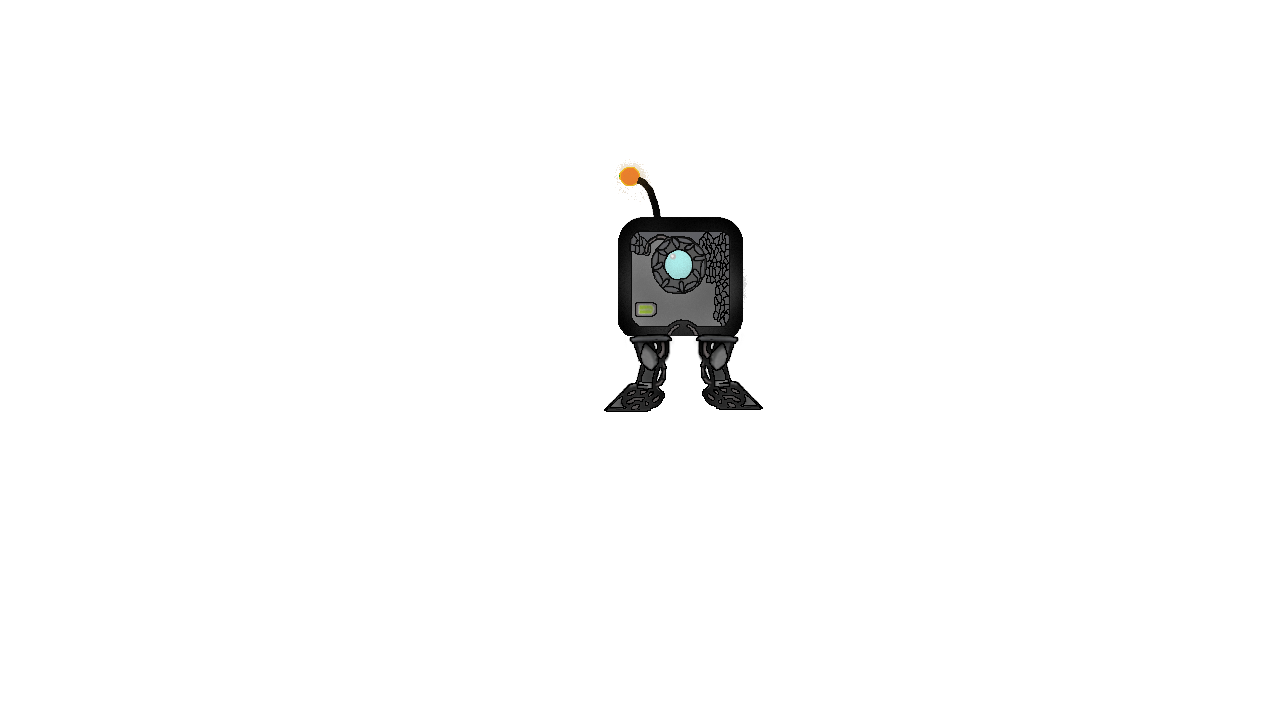
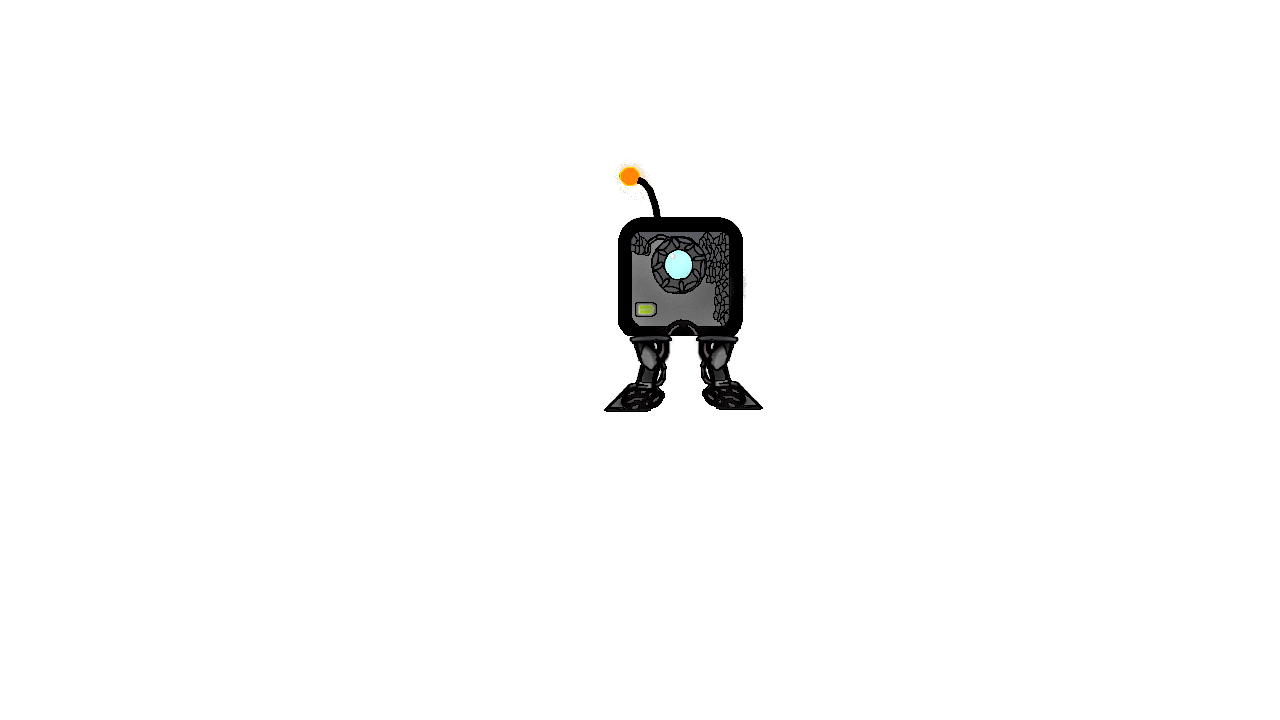
Layered file, before and after one edit (1280x720). Changes by layer:
removed layer "rightfootv2 part 1 #1" over [692, 334, 739, 372]
removed layer "leftfootv2 part 1" over [629, 334, 676, 372]
removed layer "rightfootv2 part 2 #1" over [699, 332, 760, 409]
removed layer "leftfootv2 part 2" over [607, 334, 668, 411]
painted on "SmallbotV2.png" over [607, 159, 760, 411]
